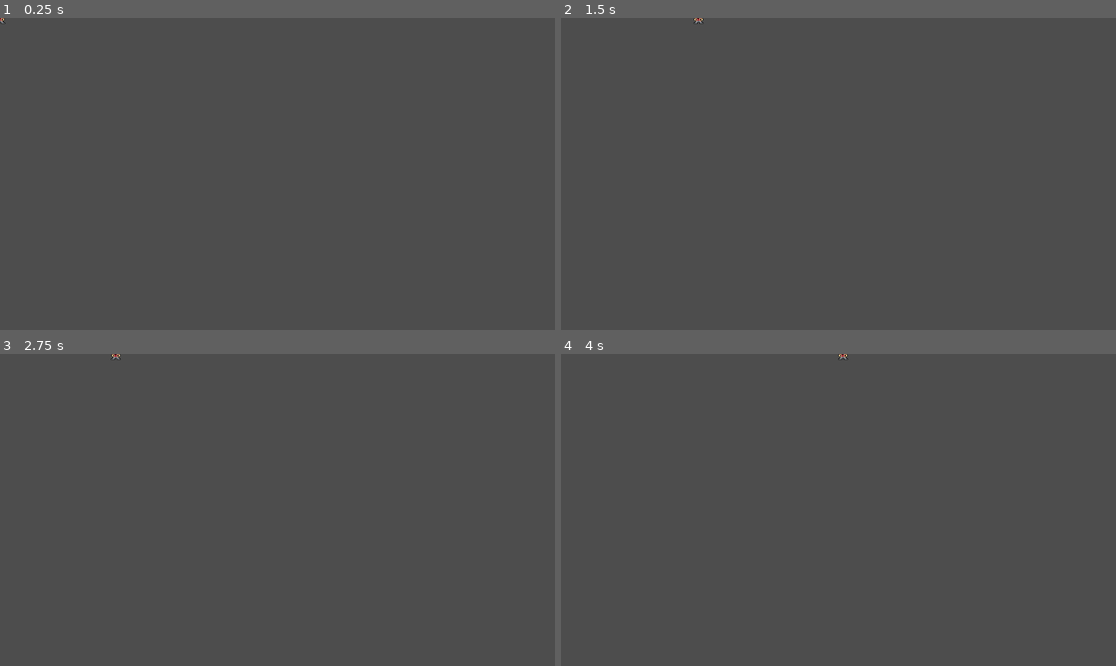
Above: before the commit, frames 1-4 (two rows, left to right).
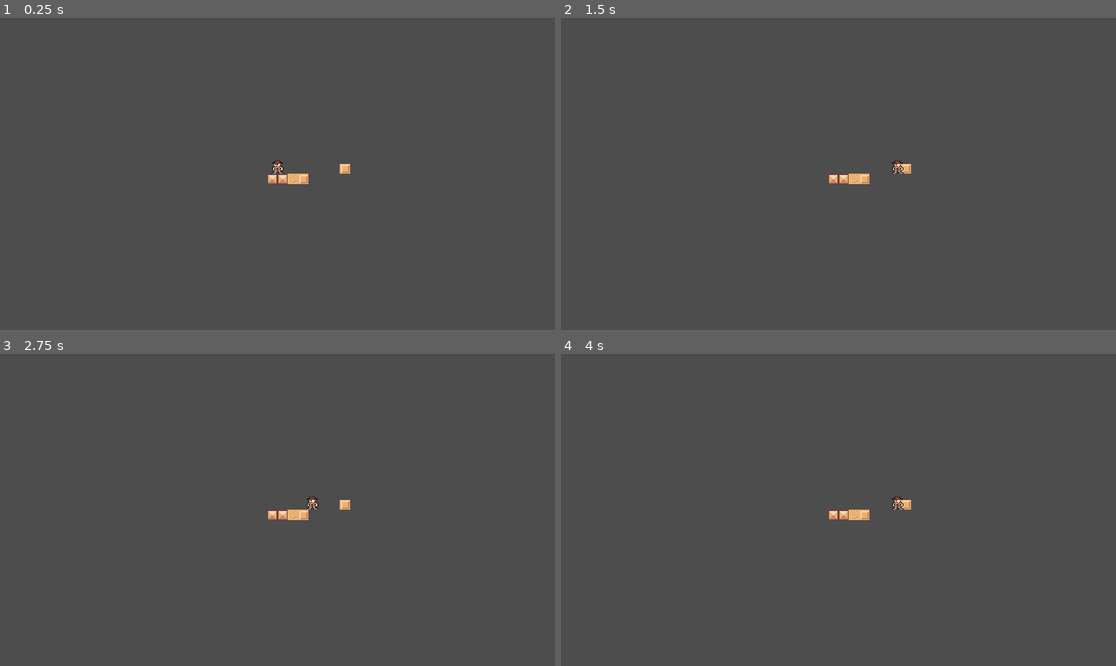
Above: after the commit, the same moments.

Repository: Proxy1967/Raider
Game: Godot game, scene res://scenes/game.tscn
Same seed, same stepped clock (60 frames per second), same inputs: the game is played once before the commit and once after it.
Inputs:
- Up to frame 1 (0.25 s): no input
- Up to frame 2 (1.5 s): tap Enter (ui_accept) at 0.5, 0.77, 1.25 s; hold Right (move_right) from 0.53 s (still down)
- Up to frame 3 (2.75 s): tap Enter (ui_accept) at 1.52, 2 s; release Right (move_right) at 2.03 s; hold Left (move_left) from 2.03 s (still down)
- Up to frame 4 (4 s): tap Enter (ui_accept) at 2.75, 3.02, 3.5, 3.77 s; release Left (move_left) at 2.78 s; hold Right (move_right) from 2.78 s (still down)

The runs differ from the first frame. In frame 1, 0.4% of the frame differs, in the area x 0-64%, y 0-54%; in frame 2, 0.4%; in frame 3, 0.4%, in the area x 19-64%, y 0-54%; in frame 4, 0.4%.

Commit message:
created a tileset

Diff:
--- a/project.godot
+++ b/project.godot
@@ -14,6 +14,11 @@
 run/main_scene="res://scenes/game.tscn"
 config/features=PackedStringArray("4.3", "Forward Plus")
 config/icon="res://icon.svg"
+
+[display]
+
+window/size/viewport_width=1920
+window/size/viewport_height=1080
 
 [input]
 
--- a/scenes/game.tscn
+++ b/scenes/game.tscn
@@ -1,11 +1,189 @@
-[gd_scene load_steps=2 format=3 uid="uid://c6xp21ejruws6"]
+[gd_scene load_steps=5 format=3 uid="uid://c6xp21ejruws6"]
 
 [ext_resource type="PackedScene" uid="uid://df0auusgprnw0" path="res://scenes/raider.tscn" id="1_dgvbf"]
+[ext_resource type="Texture2D" uid="uid://cs7na1va5i6v4" path="res://assets/kenney_pixel-platformer-blocks/Tilemap/sand.png" id="2_x1fv7"]
+
+[sub_resource type="TileSetAtlasSource" id="TileSetAtlasSource_gj3e2"]
+texture = ExtResource("2_x1fv7")
+separation = Vector2i(1, 1)
+texture_region_size = Vector2i(18, 18)
+0:0/0 = 0
+0:0/0/physics_layer_0/polygon_0/points = PackedVector2Array(-9, -9, 9, -9, 9, 9, -9, 9)
+0:1/0 = 0
+0:1/0/physics_layer_0/polygon_0/points = PackedVector2Array(-9, -9, 9, -9, 9, 9, -9, 9)
+1:0/0 = 0
+1:0/0/physics_layer_0/polygon_0/points = PackedVector2Array(-9, -9, 9, -9, 9, 9, -9, 9)
+2:0/0 = 0
+2:0/0/physics_layer_0/polygon_0/points = PackedVector2Array(-9, -9, 9, -9, 9, 9, -9, 9)
+3:0/0 = 0
+3:0/0/physics_layer_0/polygon_0/points = PackedVector2Array(-9, -9, 9, -9, 9, 9, -9, 9)
+4:0/0 = 0
+4:0/0/physics_layer_0/polygon_0/points = PackedVector2Array(-9, -9, 9, -9, 9, 9, -9, 9)
+1:1/0 = 0
+1:1/0/physics_layer_0/polygon_0/points = PackedVector2Array(-9, -9, 9, -9, 9, 9, -9, 9)
+2:1/0 = 0
+2:1/0/physics_layer_0/polygon_0/points = PackedVector2Array(-9, -9, 9, -9, 9, 9, -9, 9)
+3:1/0 = 0
+3:1/0/physics_layer_0/polygon_0/points = PackedVector2Array(-9, -9, 9, -9, 9, 9, -9, 9)
+4:1/0 = 0
+4:1/0/physics_layer_0/polygon_0/points = PackedVector2Array(-9, -9, 9, -9, 9, 9, -9, 9)
+5:1/0 = 0
+5:1/0/physics_layer_0/polygon_0/points = PackedVector2Array(-9, -9, 9, -9, 9, 9, -9, 9)
+6:1/0 = 0
+6:1/0/physics_layer_0/polygon_0/points = PackedVector2Array(-9, -9, 9, -9, 9, 9, -9, 9)
+7:1/0 = 0
+7:1/0/physics_layer_0/polygon_0/points = PackedVector2Array(-9, -9, 9, -9, 9, 9, -9, 9)
+8:1/0 = 0
+8:1/0/physics_layer_0/polygon_0/points = PackedVector2Array(-9, -9, 9, -9, 9, 9, -9, 9)
+5:0/0 = 0
+5:0/0/physics_layer_0/polygon_0/points = PackedVector2Array(-9, -9, 9, -9, 9, 9, -9, 9)
+6:0/0 = 0
+6:0/0/physics_layer_0/polygon_0/points = PackedVector2Array(-9, -9, 9, -9, 9, 9, -9, 9)
+7:0/0 = 0
+7:0/0/physics_layer_0/polygon_0/points = PackedVector2Array(-9, -9, -0.22097, -9, 9, 0.375, 9, 9, -9, 9)
+8:0/0 = 0
+8:0/0/physics_layer_0/polygon_0/points = PackedVector2Array(-9, -9, -4.11006, -9, 9, 4.15425, 9, 9, -9, 9)
+0:2/0 = 0
+0:2/0/physics_layer_0/polygon_0/points = PackedVector2Array(-9, -9, 9, -9, 9, 9, -9, 9)
+1:2/0 = 0
+1:2/0/physics_layer_0/polygon_0/points = PackedVector2Array(-9, -9, 9, -9, 9, 9, -9, 9)
+2:2/0 = 0
+2:2/0/physics_layer_0/polygon_0/points = PackedVector2Array(-9, -9, 9, -9, 9, 9, -9, 9)
+3:2/0 = 0
+3:2/0/physics_layer_0/polygon_0/points = PackedVector2Array(-9, -9, 9, -9, 9, 9, -9, 9)
+4:2/0 = 0
+4:2/0/physics_layer_0/polygon_0/points = PackedVector2Array(-9, -9, 9, -9, 9, 9, -9, 9)
+5:2/0 = 0
+5:2/0/physics_layer_0/polygon_0/points = PackedVector2Array(-9, -9, 9, -9, 9, 9, -9, 9)
+6:2/0 = 0
+6:2/0/physics_layer_0/polygon_0/points = PackedVector2Array(-9, -9, 9, -9, 9, 9, -9, 9)
+7:2/0 = 0
+7:2/0/physics_layer_0/polygon_0/points = PackedVector2Array(-9, -9, 9, -9, 9, 9, -9, 9)
+8:2/0 = 0
+8:2/0/physics_layer_0/polygon_0/points = PackedVector2Array(-9, -9, 9, -9, 9, 9, -9, 9)
+0:3/0 = 0
+0:3/0/physics_layer_0/polygon_0/points = PackedVector2Array(-9, -9, 9, -9, 9, 9, -9, 9)
+1:3/0 = 0
+1:3/0/physics_layer_0/polygon_0/points = PackedVector2Array(-9, -9, 9, -9, 9, 9, -9, 9)
+2:3/0 = 0
+2:3/0/physics_layer_0/polygon_0/points = PackedVector2Array(-9, -9, 9, -9, 9, 9, -9, 9)
+3:3/0 = 0
+3:3/0/physics_layer_0/polygon_0/points = PackedVector2Array(-9, -9, 9, -9, 9, 9, -9, 9)
+4:3/0 = 0
+4:3/0/physics_layer_0/polygon_0/points = PackedVector2Array(-9, -9, 9, -9, 9, 9, -9, 9)
+5:3/0 = 0
+5:3/0/physics_layer_0/polygon_0/points = PackedVector2Array(-9, -9, 9, -9, 9, 9, -9, 9)
+6:3/0 = 0
+6:3/0/physics_layer_0/polygon_0/points = PackedVector2Array(-9, -9, 9, -9, 9, 9, -9, 9)
+7:3/0 = 0
+7:3/0/physics_layer_0/polygon_0/points = PackedVector2Array(-9, -9, 9, -9, 9, 9, -9, 9)
+8:3/0 = 0
+8:3/0/physics_layer_0/polygon_0/points = PackedVector2Array(-9, -9, 9, -9, 9, 9, -9, 9)
+0:4/0 = 0
+0:4/0/physics_layer_0/polygon_0/points = PackedVector2Array(-9, -9, 9, -9, 9, 9, -9, 9)
+1:4/0 = 0
+1:4/0/physics_layer_0/polygon_0/points = PackedVector2Array(-9, -9, 9, -9, 9, 9, -9, 9)
+2:4/0 = 0
+2:4/0/physics_layer_0/polygon_0/points = PackedVector2Array(-9, -9, 9, -9, 9, 9, -9, 9)
+3:4/0 = 0
+3:4/0/physics_layer_0/polygon_0/points = PackedVector2Array(-9, -9, 9, -9, 9, 9, -9, 9)
+4:4/0 = 0
+4:4/0/physics_layer_0/polygon_0/points = PackedVector2Array(-9, -9, 9, -9, 9, 9, -9, 9)
+5:4/0 = 0
+5:4/0/physics_layer_0/polygon_0/points = PackedVector2Array(-9, -9, 9, -9, 9, 9, -9, 9)
+6:4/0 = 0
+6:4/0/physics_layer_0/polygon_0/points = PackedVector2Array(-9, -9, 9, -9, 9, 9, -9, 9)
+7:4/0 = 0
+7:4/0/physics_layer_0/polygon_0/points = PackedVector2Array(-9, -9, 9, -9, 9, 9, -9, 9)
+8:4/0 = 0
+8:4/0/physics_layer_0/polygon_0/points = PackedVector2Array(-9, -9, 9, -9, 9, 9, -9, 9)
+0:5/0 = 0
+0:5/0/physics_layer_0/polygon_0/points = PackedVector2Array(-9, -9, 9, -9, 9, 9, -9, 9)
+1:5/0 = 0
+1:5/0/physics_layer_0/polygon_0/points = PackedVector2Array(-9, -9, 9, -9, 9, 9, -9, 9)
+2:5/0 = 0
+2:5/0/physics_layer_0/polygon_0/points = PackedVector2Array(-9, -9, 9, -9, 9, 9, -9, 9)
+3:5/0 = 0
+3:5/0/physics_layer_0/polygon_0/points = PackedVector2Array(-9, -9, 9, -9, 9, 9, -9, 9)
+4:5/0 = 0
+4:5/0/physics_layer_0/polygon_0/points = PackedVector2Array(-9, -9, 9, -9, 9, 9, -9, 9)
+5:5/0 = 0
+5:5/0/physics_layer_0/polygon_0/points = PackedVector2Array(-9, -9, 9, -9, 9, 9, -9, 9)
+6:5/0 = 0
+6:5/0/physics_layer_0/polygon_0/points = PackedVector2Array(-9, -9, 9, -9, 9, 9, -9, 9)
+7:5/0 = 0
+7:5/0/physics_layer_0/polygon_0/points = PackedVector2Array(-9, -9, 9, -9, 9, 9, -9, 9)
+8:5/0 = 0
+8:5/0/physics_layer_0/polygon_0/points = PackedVector2Array(-9, -9, 9, -9, 9, 9, -9, 9)
+0:6/0 = 0
+0:6/0/physics_layer_0/polygon_0/points = PackedVector2Array(-9, -9, 9, -9, 9, 9, -9, 9)
+0:7/0 = 0
+0:7/0/physics_layer_0/polygon_0/points = PackedVector2Array(-9, -9, 9, -9, 9, 9, -9, 9)
+0:8/0 = 0
+0:8/0/physics_layer_0/polygon_0/points = PackedVector2Array(-9, -9, 9, -9, 9, 9, -9, 9)
+1:8/0 = 0
+1:8/0/physics_layer_0/polygon_0/points = PackedVector2Array(-9, -9, 9, -9, 9, 9, -9, 9)
+1:7/0 = 0
+1:7/0/physics_layer_0/polygon_0/points = PackedVector2Array(-9, -9, 9, -9, 9, 9, -9, 9)
+1:6/0 = 0
+1:6/0/physics_layer_0/polygon_0/points = PackedVector2Array(-9, -9, 9, -9, 9, 9, -9, 9)
+2:6/0 = 0
+2:6/0/physics_layer_0/polygon_0/points = PackedVector2Array(-9, -9, 9, -9, 9, 9, -9, 9)
+2:7/0 = 0
+2:7/0/physics_layer_0/polygon_0/points = PackedVector2Array(-9, -9, 9, -9, 9, 9, -9, 9)
+2:8/0 = 0
+2:8/0/physics_layer_0/polygon_0/points = PackedVector2Array(-9, -9, 9, -9, 9, 9, -9, 9)
+3:8/0 = 0
+3:8/0/physics_layer_0/polygon_0/points = PackedVector2Array(-9, -9, 9, -9, 9, 9, -9, 9)
+3:7/0 = 0
+3:7/0/physics_layer_0/polygon_0/points = PackedVector2Array(-9, -9, 9, -9, 9, 9, -9, 9)
+3:6/0 = 0
+3:6/0/physics_layer_0/polygon_0/points = PackedVector2Array(-9, -9, 9, -9, 9, 9, -9, 9)
+4:6/0 = 0
+4:6/0/physics_layer_0/polygon_0/points = PackedVector2Array(-9, -9, 9, -9, 9, 9, -9, 9)
+4:7/0 = 0
+4:7/0/physics_layer_0/polygon_0/points = PackedVector2Array(-9, -9, 9, -9, 9, 9, -9, 9)
+4:8/0 = 0
+4:8/0/physics_layer_0/polygon_0/points = PackedVector2Array(-9, -9, 9, -9, 9, 9, -9, 9)
+5:8/0 = 0
+5:8/0/physics_layer_0/polygon_0/points = PackedVector2Array(-9, -9, 9, -9, 9, 9, -9, 9)
+5:7/0 = 0
+5:7/0/physics_layer_0/polygon_0/points = PackedVector2Array(-9, -9, 9, -9, 9, 9, -9, 9)
+5:6/0 = 0
+5:6/0/physics_layer_0/polygon_0/points = PackedVector2Array(-9, -9, 9, -9, 9, 9, -9, 9)
+6:6/0 = 0
+6:6/0/physics_layer_0/polygon_0/points = PackedVector2Array(-9, -9, 9, -9, 9, 9, -9, 9)
+7:6/0 = 0
+7:6/0/physics_layer_0/polygon_0/points = PackedVector2Array(-9, -9, 9, -9, 9, 9, -9, 9)
+7:7/0 = 0
+7:7/0/physics_layer_0/polygon_0/points = PackedVector2Array(-9, -9, 9, -9, 9, 9, -9, 9)
+6:7/0 = 0
+6:7/0/physics_layer_0/polygon_0/points = PackedVector2Array(-9, -9, 9, -9, 9, 9, -9, 9)
+6:8/0 = 0
+6:8/0/physics_layer_0/polygon_0/points = PackedVector2Array(-9, -9, 9, -9, 9, 9, -9, 9)
+7:8/0 = 0
+7:8/0/physics_layer_0/polygon_0/points = PackedVector2Array(-9, -9, 9, -9, 9, 9, -9, 9)
+8:8/0 = 0
+8:8/0/physics_layer_0/polygon_0/points = PackedVector2Array(-9, -9, 9, -9, 9, 9, -9, 9)
+8:7/0 = 0
+8:7/0/physics_layer_0/polygon_0/points = PackedVector2Array(-9, -9, 9, -9, 9, 9, -9, 9)
+8:6/0 = 0
+8:6/0/physics_layer_0/polygon_0/points = PackedVector2Array(-9, -9, 9, -9, 9, 9, -9, 9)
+
+[sub_resource type="TileSet" id="TileSet_g5x3r"]
+tile_size = Vector2i(18, 18)
+physics_layer_0/collision_layer = 1
+sources/3 = SubResource("TileSetAtlasSource_gj3e2")
 
 [node name="Game" type="Node2D"]
-
-[node name="Raider" parent="." instance=ExtResource("1_dgvbf")]
 
 [node name="Map" type="Node2D" parent="."]
 
 [node name="TileMapLayer" type="TileMapLayer" parent="Map"]
+tile_map_data = PackedByteArray(0, 0, 1, 0, 0, 0, 3, 0, 4, 0, 7, 0, 0, 0, 2, 0, 0, 0, 3, 0, 4, 0, 4, 0, 0, 0, 6, 0, 255, 255, 3, 0, 4, 0, 4, 0, 0, 0, 0, 0, 0, 0, 3, 0, 0, 0, 0, 0, 0, 0, 255, 255, 0, 0, 3, 0, 0, 0, 0, 0, 0, 0)
+tile_set = SubResource("TileSet_g5x3r")
+
+[node name="Raider" parent="." instance=ExtResource("1_dgvbf")]
+
+[node name="Camera2D" type="Camera2D" parent="."]
+zoom = Vector2(2, 2)
--- a/scenes/raider.tscn
+++ b/scenes/raider.tscn
@@ -22,6 +22,7 @@
 size = Vector2(12, 17)
 
 [node name="Raider" type="CharacterBody2D"]
+position = Vector2(0, -12)
 script = ExtResource("1_1fl4h")
 
 [node name="AnimatedSprite2D" type="AnimatedSprite2D" parent="."]
--- a/scripts/raider.gd
+++ b/scripts/raider.gd
@@ -15,8 +15,8 @@
 		velocity.y = JUMP_VELOCITY
 
 	# Get the input direction and handle the movement/deceleration.
-	# As good practice, you should replace UI actions with custom gameplay actions.
 	var direction := Input.get_vector("move_left", "move_right", "move_up", "move_down")
+
 	velocity = direction * SPEED
 
 	move_and_slide()
